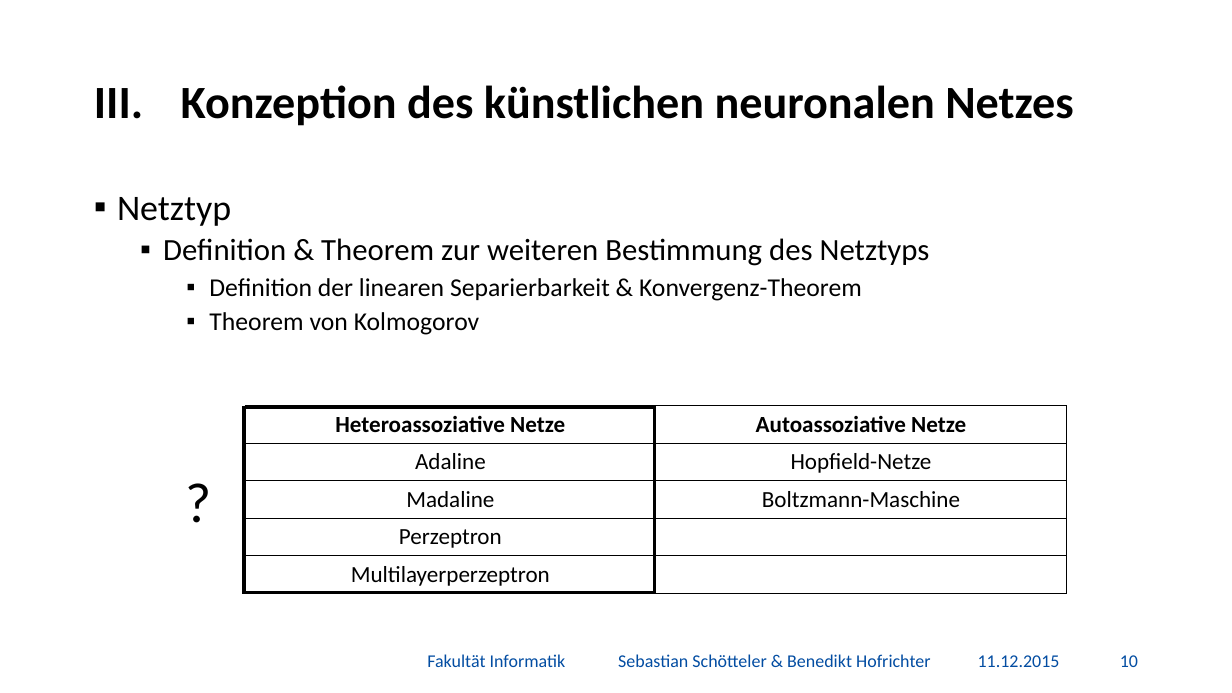
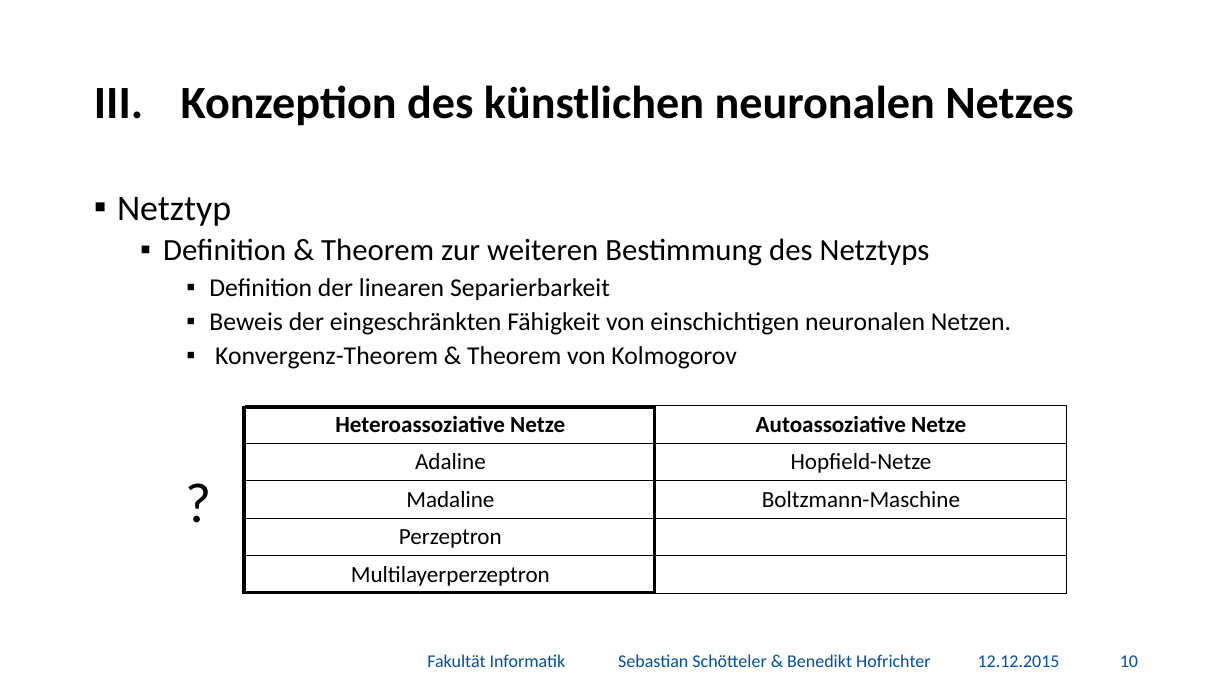
Before and after one commit to BenediktGitGit/soco15, a slide deck: slide 11 of 3b) Vortrag/Präsentation.pptx. Drawn at 1232x693 pixels with LibreOffice and Linux fonts; fonts in the diff are those of the drawing; background and template pictures are left out. Boxes give left, top, right and bottom in pixels: in the first picture for what was removed or moved away, otherwise in the second. Text is boxed around its words. In the diff, an @@ line names an element or a change of style, - is before the commit and + after.

```diff
--- a/3b) Vortrag/Präsentation.pptx
+++ b/3b) Vortrag/Präsentation.pptx
@@ text at <box>209,278,1011,369</box>: text changed @@
-    ▪ Definition der linearen Separierbarkeit & Konvergenz-Theorem
-    ▪ Theorem von Kolmogorov
+    ▪ Definition der linearen Separierbarkeit
+    ▪ Beweis der eingeschränkten Fähigkeit von einschichtigen neuronalen Netzen.
+    ▪ Konvergenz-Theorem & Theorem von Kolmogorov
@@ text at <box>978,655,1060,667</box>: text changed @@
-11.12.2015
+12.12.2015
```
Also in this commit, not shown: 51 other slides changed, 19 other files.
